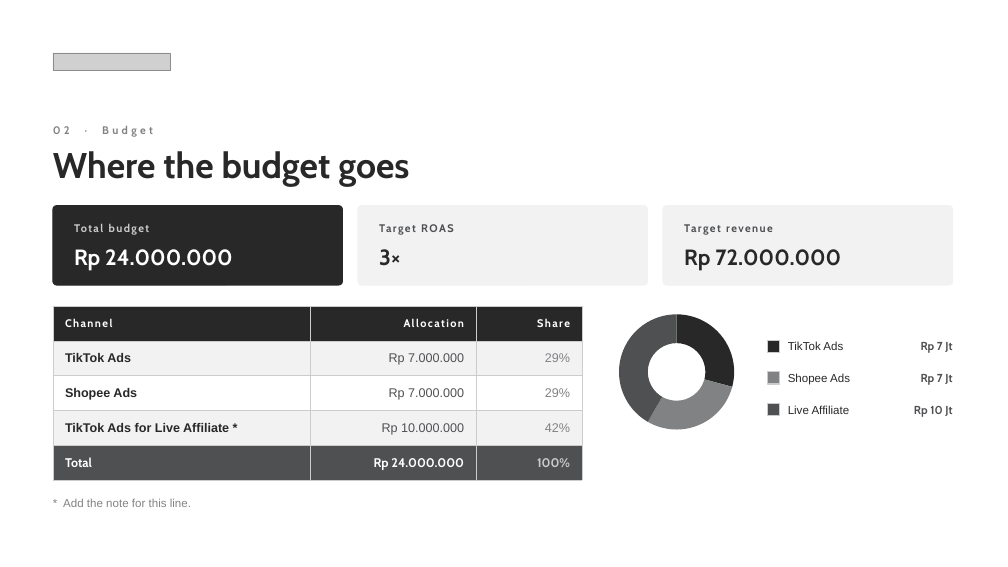
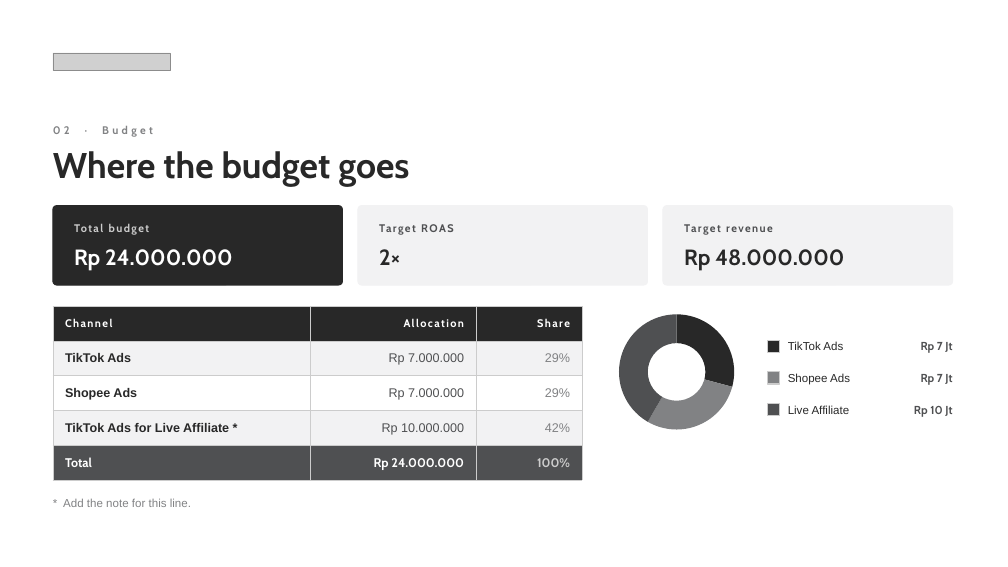
Before and after one commit to aslihabnuri/Dom-Manipulation, a slide deck: slide 3 of toni-black/presentation/ToniBlack_Timeline_Budget.pptx. Drawn at 1008x567 pixels with LibreOffice and Linux fonts; fonts in the diff are those of the drawing; grey boxes stand for pictures. Boxes give left, top, right and bottom in pixels: in the first picture for what was removed or moved away, otherwise in the second. Text is boxed around its words. In the diff, an @@ line names an element or a change of style, - is before the commit and + after.

```diff
--- a/toni-black/presentation/ToniBlack_Timeline_Budget.pptx
+++ b/toni-black/presentation/ToniBlack_Timeline_Budget.pptx
@@ text at <box>379,249,401,265</box>: text changed @@
-3×
+2×
@@ text at <box>684,249,844,271</box>: text changed @@
-Rp 72.000.000
+Rp 48.000.000
```
Also in this commit, not shown: 1 other slide changed, 4 other files.
